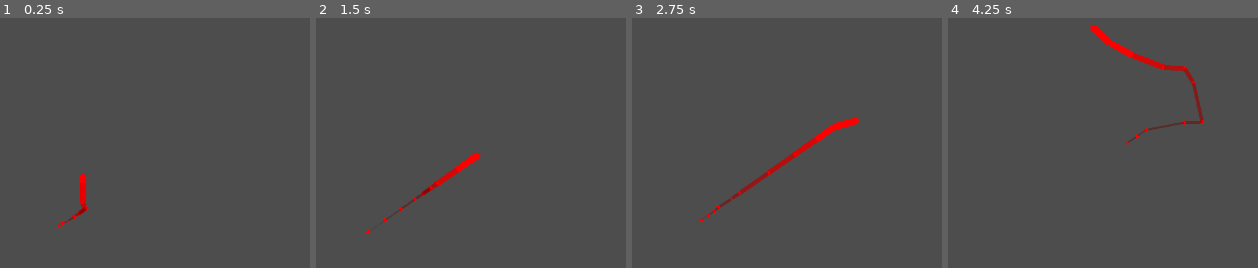
Above: before the commit, frames 1-4 (left to right).
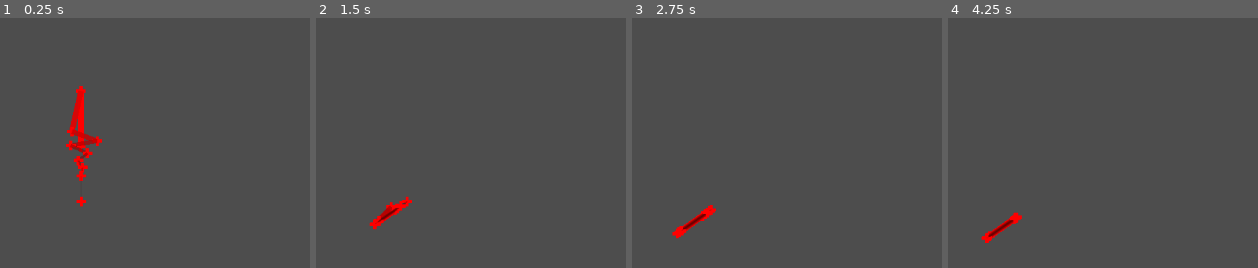
Above: after the commit, the same moments.

Repository: Zircon332/procedural-creatures
Game: Godot game, scene res://environments/flatlands.tscn
The game is run twice, just before and just after one commit, with the same random seed, the same clock (stepped at 60 frames per second) and the same inputs.
Inputs (mouse positions are in pixels of both pictures, inside the frame that each line leads up to):
- Up to frame 1 (0.25 s): no input
- Up to frame 2 (1.5 s): move the mouse to (591, 98) at 0.52 s; hold D (right) 0.53-1.28 s; click (591, 98) at 0.6 s; move the mouse to (outside the picture) at 1.27 s; hold S (down) from 1.28 s (still down); click (outside the picture) at 1.35 s
- Up to frame 3 (2.75 s): move the mouse to (814, 20) at 2.02 s; release S (down) at 2.03 s; hold D (right) from 2.03 s (still down); click (814, 20) at 2.1 s
- Up to frame 4 (4.25 s): move the mouse to (1010, 210) at 2.77 s; release D (right) at 2.78 s; hold W (up) 2.78-3.53 s; click (1010, 210) at 2.85 s; move the mouse to (outside the picture) at 3.52 s; hold A (left) from 3.53 s (still down); click (outside the picture) at 3.6 s

The runs differ from the first frame. In frame 1, 1.8% of the frame differs, in the area x 18-33%, y 27-84%; in frame 2, 1.2%; in frame 3, 1.7%; in frame 4, 1.8%, in the area x 10-83%, y 2-90%.

Commit message:
more restructure

Diff:
--- a/src/components/movement/movement_component.gd
+++ b/src/components/movement/movement_component.gd
@@ -28,7 +28,8 @@
 	if not parent.enable_friction:
 		return
 
-	parent.velocity = lerp(parent.velocity, Vector2.ZERO, parent.friction)
+	parent.velocity.x = lerp(parent.velocity.x, 0.0, parent.friction * 2)
+	parent.velocity.y = lerp(parent.velocity.y, 0.0, parent.friction)
 
 
 func unmove_children_bodies(_prev_global_pos):
--- /dev/null
+++ b/src/components/movement/physics/ik_movement_component.gd
@@ -0,0 +1,30 @@
+extends MovementComponent
+class_name FABRIKMovementComponent
+
+## Verlet Integration
+## The nodes are linked with the parent
+
+@export var resting_distance := 20
+@export var tear_distance := 10
+@export var stiffness := 2
+
+
+func physics_process(_delta):
+	follow_parent_joint(_delta)
+
+
+func follow_parent_joint(_delta):
+	move_toward_parent(_delta)
+
+
+func move_toward_parent(_delta):
+	var difference_from_rest = (resting_distance - distance_to_parent()) / distance_to_parent()
+	parent.velocity += vector_distance_to_parent() * difference_from_rest * stiffness
+
+
+func distance_to_parent():
+	return parent.position.length()
+
+
+func vector_distance_to_parent():
+	return (parent.global_position - parent.parent_joint.global_position)
--- a/src/components/movement/physics/verlet_movement_component.gd
+++ b/src/components/movement/physics/verlet_movement_component.gd
@@ -4,22 +4,25 @@
 ## Verlet Integration
 ## The nodes are linked with the parent
 
-@export var resting_distance := 20
-@export var tear_distance := 10
-@export var stiffness := 1.5
+@export var resting_distance := 50
+@export var tear_distance := 100
+@export var stiffness := 1
 
 
 func physics_process(_delta):
-	follow_parent_joint(_delta)
+	if parent.get("parent_joint"):
+		solve_verlet(_delta)
 
 
-func follow_parent_joint(_delta):
-	move_toward_parent(_delta)
+func solve_verlet(_delta):
+	var difference_from_rest = (resting_distance - distance_to_parent()) / distance_to_parent()
+	var velocity_offset = vector_distance_to_parent() * difference_from_rest * stiffness * 0.5
 
+	parent.velocity += velocity_offset
+	parent.parent_joint.velocity -= velocity_offset
 
-func move_toward_parent(_delta):
-	var difference_from_rest = (resting_distance - distance_to_parent()) / distance_to_parent()
-	parent.velocity += vector_distance_to_parent() * difference_from_rest * stiffness
+	if distance_to_parent() > tear_distance:
+		parent.position = parent.position.normalized() * tear_distance
 
 
 func distance_to_parent():
--- a/src/entities/bodies/joints/body_joint.gd
+++ b/src/entities/bodies/joints/body_joint.gd
@@ -4,7 +4,7 @@
 
 @export var size := 10
 @export var gravity := 980
-@export var friction := 0.1
+@export var friction := 0.01
 @export var angle_max := 100.0
 @export var angle_min := 10.0
 
@@ -16,6 +16,7 @@
 @onready var parent_joint : get = _get_parent_joint
 @onready var segment_line := $SegmentLine
 
+var is_dragged = false
 
 func _get_parent_joint():
 	if not parent_joint:
@@ -52,3 +53,27 @@
 	for child in get_children():
 		if child is BodyJoint:
 			segment_line.points[1] = child.position
+
+
+func _physics_process(_delta):
+	mouse_drag(_delta)
+
+
+func mouse_drag(_delta):
+	if Input.is_action_just_pressed("left_mouse"):
+		if is_mouse_hovering():
+			is_dragged = true
+			enable_gravity = false
+
+	if Input.is_action_just_released("left_mouse"):
+		is_dragged = false
+		enable_gravity = true
+
+	if is_dragged:
+		velocity += global_position.direction_to(get_global_mouse_position()) * 50 * global_position.distance_to(get_global_mouse_position()) * _delta
+
+
+func is_mouse_hovering():
+	if global_position.distance_to(get_global_mouse_position()) < size:
+		return true
+	return false
--- a/src/entities/bodies/joints/body_joint.tscn
+++ b/src/entities/bodies/joints/body_joint.tscn
@@ -3,13 +3,14 @@
 [ext_resource type="Script" path="res://entities/bodies/joints/body_joint.gd" id="1_sonsp"]
 
 [sub_resource type="CircleShape2D" id="CircleShape2D_8mqxy"]
-radius = 3.16228
+radius = 7.07107
 
 [node name="BodyJoint" type="CharacterBody2D"]
 collision_layer = 2
 script = ExtResource("1_sonsp")
 
 [node name="Polygon2D" type="Polygon2D" parent="."]
+scale = Vector2(2.33333, 2.33333)
 color = Color(1, 0, 0, 1)
 polygon = PackedVector2Array(1, -3, 1, -1, 3, -1, 3, 1, 1, 1, 1, 3, -1, 3, -1, 1, -3, 1, -3, -1, -1, -1, -1, -3)
 
--- a/src/entities/bodies/joints/verlet_body/verlet_body.tscn
+++ b/src/entities/bodies/joints/verlet_body/verlet_body.tscn
@@ -1,4 +1,4 @@
-[gd_scene load_steps=3 format=3]
+[gd_scene load_steps=3 format=3 uid="uid://bujuyykx8xsnc"]
 
 [ext_resource type="PackedScene" uid="uid://ch4goqwjcn0dy" path="res://entities/bodies/joints/body_joint.tscn" id="1_wxsq6"]
 [ext_resource type="Script" path="res://components/movement/physics/verlet_movement_component.gd" id="2_788g0"]
--- /dev/null
+++ b/src/entities/creatures/snake.tscn
@@ -0,0 +1,36 @@
+[gd_scene load_steps=3 format=3 uid="uid://c7351l0eu2kv1"]
+
+[ext_resource type="Script" path="res://entities/creatures/snake.gd" id="1_1iriy"]
+[ext_resource type="PackedScene" uid="uid://bujuyykx8xsnc" path="res://entities/bodies/joints/verlet_body/verlet_body.tscn" id="2_p5nrk"]
+
+[node name="Snake" type="Node2D"]
+script = ExtResource("1_1iriy")
+
+[node name="VetvetBody" parent="." instance=ExtResource("2_p5nrk")]
+position = Vector2(-3, -99)
+
+[node name="VetvetBody" parent="VetvetBody" instance=ExtResource("2_p5nrk")]
+
+[node name="VetvetBody" parent="VetvetBody/VetvetBody" instance=ExtResource("2_p5nrk")]
+position = Vector2(0, 8)
+
+[node name="VetvetBody" parent="VetvetBody/VetvetBody/VetvetBody" instance=ExtResource("2_p5nrk")]
+position = Vector2(1, 8)
+
+[node name="VetvetBody" parent="VetvetBody/VetvetBody/VetvetBody/VetvetBody" instance=ExtResource("2_p5nrk")]
+position = Vector2(0, 9)
+
+[node name="VetvetBody" parent="VetvetBody/VetvetBody/VetvetBody/VetvetBody/VetvetBody" instance=ExtResource("2_p5nrk")]
+position = Vector2(0, 9)
+
+[node name="VetvetBody" parent="VetvetBody/VetvetBody/VetvetBody/VetvetBody/VetvetBody/VetvetBody" instance=ExtResource("2_p5nrk")]
+position = Vector2(0, 9)
+
+[node name="VetvetBody" parent="VetvetBody/VetvetBody/VetvetBody/VetvetBody/VetvetBody/VetvetBody/VetvetBody" instance=ExtResource("2_p5nrk")]
+position = Vector2(0, 9)
+
+[node name="VetvetBody" parent="VetvetBody/VetvetBody/VetvetBody/VetvetBody/VetvetBody/VetvetBody/VetvetBody/VetvetBody" instance=ExtResource("2_p5nrk")]
+position = Vector2(0, 9)
+
+[node name="VetvetBody" parent="VetvetBody/VetvetBody/VetvetBody/VetvetBody/VetvetBody/VetvetBody/VetvetBody/VetvetBody/VetvetBody" instance=ExtResource("2_p5nrk")]
+position = Vector2(0, 9)
--- a/src/entities/snake.tscn
+++ /dev/null
@@ -1,43 +0,0 @@
-[gd_scene load_steps=5 format=3]
-
-[ext_resource type="Script" path="res://entities/snake.gd" id="1_1iriy"]
-[ext_resource type="PackedScene" path="res://entities/bodies/joints/verlet_body/verlet_body.tscn" id="2_p5nrk"]
-[ext_resource type="PackedScene" uid="uid://ch4goqwjcn0dy" path="res://entities/bodies/joints/body_joint.tscn" id="2_tcrn2"]
-[ext_resource type="Script" path="res://components/movement/controllers/key_input_movement_component.gd" id="3_jf2ni"]
-
-[node name="Snake" type="Node2D"]
-script = ExtResource("1_1iriy")
-
-[node name="Body" parent="." instance=ExtResource("2_tcrn2")]
-
-[node name="MovementComponent" type="Node" parent="Body"]
-script = ExtResource("3_jf2ni")
-
-[node name="VetvetBody" parent="Body" instance=ExtResource("2_p5nrk")]
-position = Vector2(0, 8)
-
-[node name="VetvetBody" parent="Body/VetvetBody" instance=ExtResource("2_p5nrk")]
-
-[node name="VetvetBody" parent="Body/VetvetBody/VetvetBody" instance=ExtResource("2_p5nrk")]
-position = Vector2(0, 8)
-
-[node name="VetvetBody" parent="Body/VetvetBody/VetvetBody/VetvetBody" instance=ExtResource("2_p5nrk")]
-position = Vector2(1, 8)
-
-[node name="VetvetBody" parent="Body/VetvetBody/VetvetBody/VetvetBody/VetvetBody" instance=ExtResource("2_p5nrk")]
-position = Vector2(0, 9)
-
-[node name="VetvetBody" parent="Body/VetvetBody/VetvetBody/VetvetBody/VetvetBody/VetvetBody" instance=ExtResource("2_p5nrk")]
-position = Vector2(0, 9)
-
-[node name="VetvetBody" parent="Body/VetvetBody/VetvetBody/VetvetBody/VetvetBody/VetvetBody/VetvetBody" instance=ExtResource("2_p5nrk")]
-position = Vector2(0, 9)
-
-[node name="VetvetBody" parent="Body/VetvetBody/VetvetBody/VetvetBody/VetvetBody/VetvetBody/VetvetBody/VetvetBody" instance=ExtResource("2_p5nrk")]
-position = Vector2(0, 9)
-
-[node name="VetvetBody" parent="Body/VetvetBody/VetvetBody/VetvetBody/VetvetBody/VetvetBody/VetvetBody/VetvetBody/VetvetBody" instance=ExtResource("2_p5nrk")]
-position = Vector2(0, 9)
-
-[node name="VetvetBody" parent="Body/VetvetBody/VetvetBody/VetvetBody/VetvetBody/VetvetBody/VetvetBody/VetvetBody/VetvetBody/VetvetBody" instance=ExtResource("2_p5nrk")]
-position = Vector2(0, 9)
--- a/src/environments/flatlands.tscn
+++ b/src/environments/flatlands.tscn
@@ -1,6 +1,6 @@
-[gd_scene load_steps=6 format=3 uid="uid://xiyuc81ck5a"]
+[gd_scene load_steps=6 format=3 uid="uid://c5yr4n6b0fqxw"]
 
-[ext_resource type="PackedScene" path="res://entities/snake.tscn" id="1_1sdar"]
+[ext_resource type="PackedScene" uid="uid://c7351l0eu2kv1" path="res://entities/creatures/snake.tscn" id="1_1sdar"]
 
 [sub_resource type="RectangleShape2D" id="RectangleShape2D_aq63t"]
 size = Vector2(177, 168)
--- a/src/project.godot
+++ b/src/project.godot
@@ -18,7 +18,7 @@
 
 [display]
 
-window/size/always_on_top=true
+window/size/initial_screen=1
 
 [gui]
 
@@ -46,6 +46,11 @@
 "events": [Object(InputEventKey,"resource_local_to_scene":false,"resource_name":"","device":-1,"window_id":0,"alt_pressed":false,"shift_pressed":false,"ctrl_pressed":false,"meta_pressed":false,"pressed":false,"keycode":0,"physical_keycode":68,"key_label":0,"unicode":100,"echo":false,"script":null)
 ]
 }
+left_mouse={
+"deadzone": 0.5,
+"events": [Object(InputEventMouseButton,"resource_local_to_scene":false,"resource_name":"","device":-1,"window_id":0,"alt_pressed":false,"shift_pressed":false,"ctrl_pressed":false,"meta_pressed":false,"button_mask":0,"position":Vector2(0, 0),"global_position":Vector2(0, 0),"factor":1.0,"button_index":1,"pressed":false,"double_click":false,"script":null)
+]
+}
 
 [physics]
 
Renamed: src/entities/snake.gd -> src/entities/creatures/snake.gd
